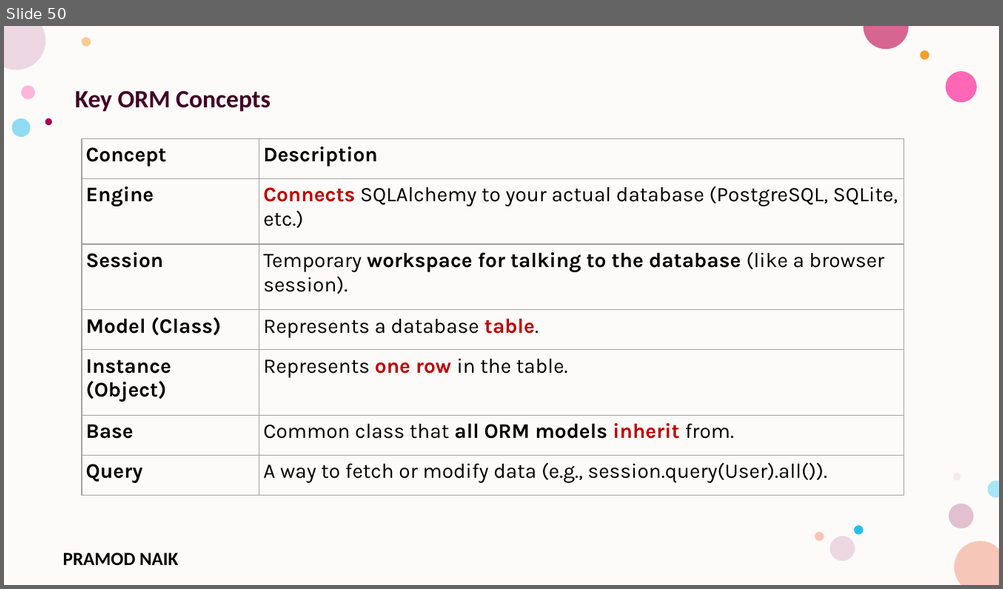
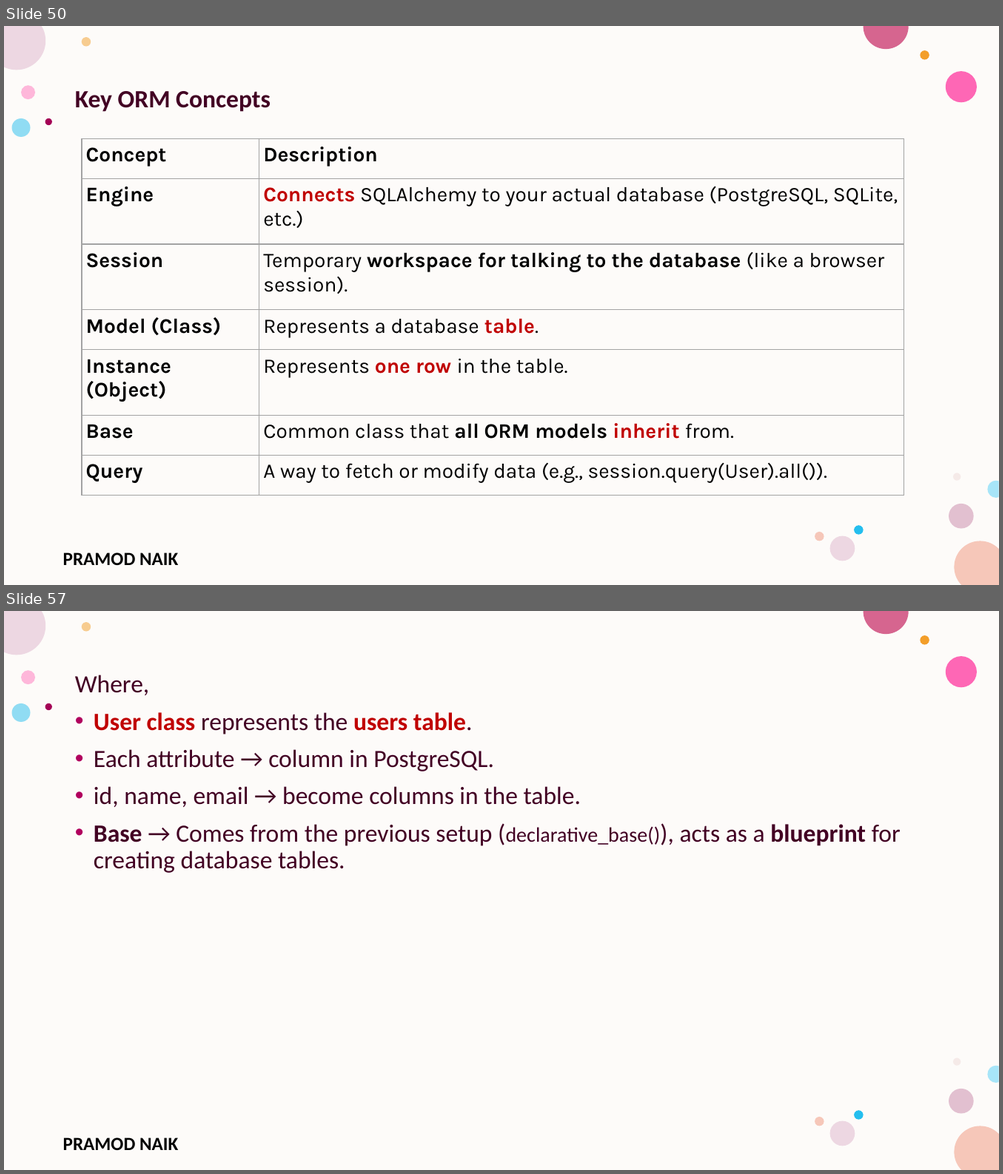
Before and after one commit to PRAMODNAIK-DEV/Backend-Dev-using-Python-FastAPI, a slide deck: FastAPI/FastAPI- Intermediate.pptx. Shown one above the other, each under a label of ours: slide 50 before the commit, slides 50 and 57 after it; the slides between them are not shown. The pictures are 1003x589 and 1003x1174 pixels, drawn with LibreOffice and Linux fonts; fonts in the diff are those of the drawing; background and template pictures are left out. Boxes give left, top, right and bottom in pixels: in the first picture for what was removed or moved away, otherwise in the second. Text is boxed around its words. In the diff, an @@ line names an element or a change of style, - is before the commit and + after.

Commit message:
FastAPI + PostgreSQL

```diff
--- a/FastAPI/FastAPI- Intermediate.pptx
+++ b/FastAPI/FastAPI- Intermediate.pptx
@@ slide 57 added at [4, 611, 999, 1170], background #FFFFFF; not listed: 17 template elements that a slide beside it also shows @@
@@ text added at [75, 675, 900, 873], 24 pt, text #420023 @@
+Where,
+• User class represents the users table.
+• Each attribute → column in PostgreSQL.
+• id, name, email → become columns in the table.
+• Base → Comes from the previous setup (declarative_base()), acts as a blueprint for creating database tables.
```
Also in this commit, not shown: 1 slide changed, 8 other slides added, 5 slides removed, 5 other files.
